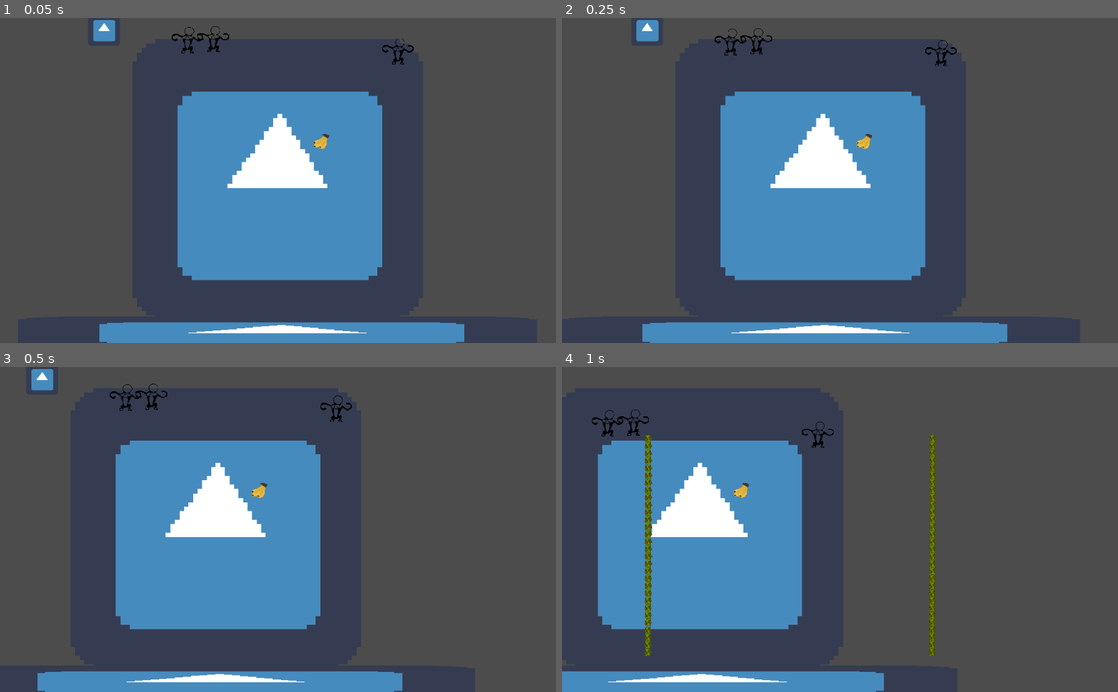
Above: before the commit, frames 1-4 (two rows, left to right).
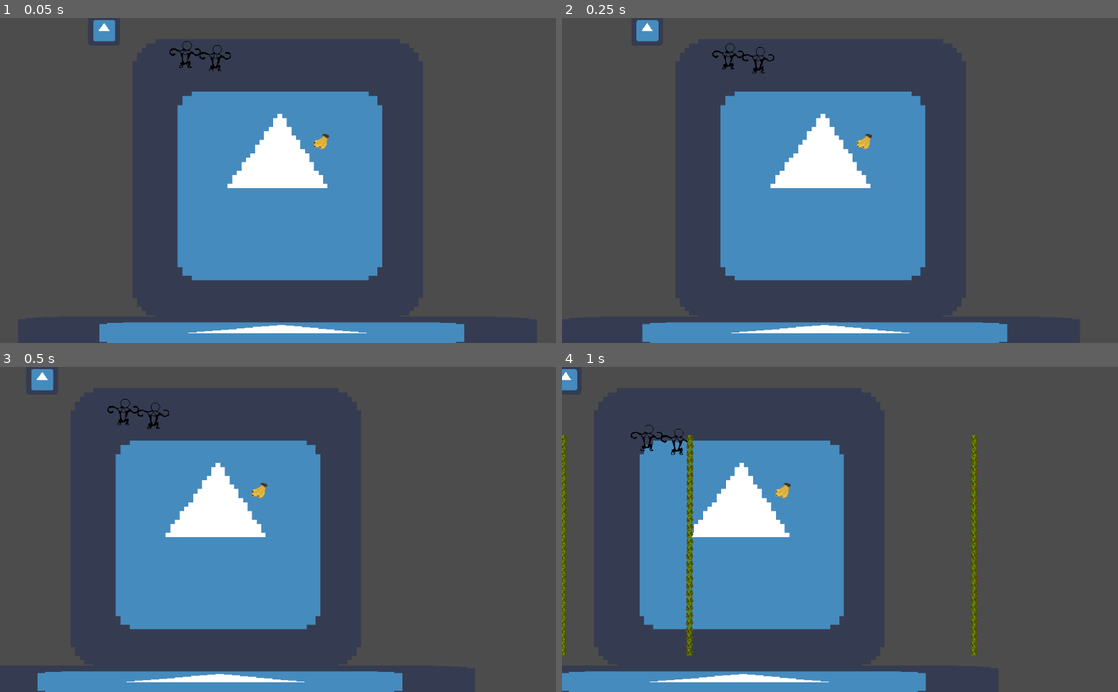
Above: after the commit, the same moments.

Repository: 2S-2-Semanas/gmtk2021
Game: Godot game, scene res://sandbox/SandboxScene.tscn
Same seed, same stepped clock (60 frames per second), same inputs: the game is played once before the commit and once after it. The engine's default icon, where the game draws it, is replaced by a stand-in: a white triangle on a blue panel in a dark square.
Inputs:
- Up to frame 1 (0.05 s): no input
- Up to frame 2 (0.25 s): no input
- Up to frame 3 (0.5 s): no input
- Up to frame 4 (1 s): hold Right (ui_right) from 0.53 s (still down); hold Space (grab) from 0.53 s (still down)

The runs differ from the first frame. In frame 1, 0.5% of the frame differs, in the area x 30-75%, y 2-17%; in frame 2, 0.5%; in frame 3, 0.5%; in frame 4, 17%, in the area x 0-75%, y 0-100%.

Commit message:
impulse calculated by the angle

Diff:
--- a/liana/lianaSegment/LianaSegment.tscn
+++ b/liana/lianaSegment/LianaSegment.tscn
@@ -9,7 +9,7 @@
 
 [node name="LianaSegment" type="RigidBody2D"]
 position = Vector2( -0.0306091, 14.9465 )
-collision_layer = 4
+collision_layer = 0
 collision_mask = 6
 can_sleep = false
 script = ExtResource( 2 )
--- a/monkey/Monkey.gd
+++ b/monkey/Monkey.gd
@@ -1,14 +1,13 @@
 extends RigidBody2D
 
 class_name Monkey
-
-const IMPULSE := Vector2(1500, 150)
-const IMPULSE_AFTER_RELEASE := Vector2(300, -1000)
 
 signal liana_grabbed
 signal liana_released
 signal distance_calculated
 
+const IMPULSE_MODULE := 40
+
 var initial_fly_point := 0
 var final_fly_point := 0
 
@@ -26,6 +25,9 @@
 
 var _direction := 0
 var _speed := 1
+
+var _impulse_vector: Vector2
+var _impulse_angle: float
 
 func _init():
 	_init_left_pin_joint()
@@ -53,18 +55,18 @@
 	else:
 		_direction = 0
 
+	_impulse_vector = Vector2.ZERO
+	if(_grabbed_liana != null and _direction != 0):
+		_impulse_vector = _calculate_liana_angle(_grabbed_liana.get_current_position(), _direction)
+		_impulse_angle = abs(cos(_impulse_vector.angle()))
+
 	if (Input.is_action_just_released("grab")):
 		if(_current_monkey_liana_grabbed):
-			apply_impulse(Vector2.ZERO, Vector2(IMPULSE_AFTER_RELEASE.x * _direction, IMPULSE_AFTER_RELEASE.y))
+			apply_impulse(Vector2.ZERO, _impulse_vector * IMPULSE_MODULE * 4)
 		_release_lianas()
 	if (MonkeyGlobal._liana_grabbed and _current_monkey_liana_grabbed):
-		var resulting_impulse = IMPULSE
-		resulting_impulse.x = IMPULSE.x * _direction *_delta
-		resulting_impulse.y = IMPULSE.y * _delta
-		apply_impulse(Vector2.ZERO, resulting_impulse)
-
-	if(_grabbed_liana != null):
-		_calculate_liana_angle(_grabbed_liana.get_current_position())
+		apply_impulse(Vector2.ZERO, _impulse_vector * IMPULSE_MODULE * _impulse_angle)
+
 
 
 func _init_right_pin_joint():
@@ -91,7 +93,7 @@
 
 	if (monkey == null) && (Input.is_action_pressed("grab") and !MonkeyGlobal._liana_grabbed):
 		_grab_right_hand(body)
-
+		_grabbed_liana = body.liana
 		emit_signal("liana_grabbed")
 
 		_current_monkey_liana_grabbed = true
@@ -106,7 +108,7 @@
 	var monkey = body as Monkey
 	if (monkey == null) && (Input.is_action_pressed("grab") and !MonkeyGlobal._liana_grabbed):
 		_grab_left_hand(body)
-
+		_grabbed_liana = body.liana
 		emit_signal("liana_grabbed")
 
 		_current_monkey_liana_grabbed = true
@@ -159,6 +161,7 @@
 func _release_liana():
 	_release_right_hand()
 	_release_left_hand()
+	_grabbed_liana = null
 
 func _grab_right_hand(body):
 	_right_pin_joint.position = $RightArmPosition2D.position
@@ -201,19 +204,6 @@
 		_liana_grabbed_left = false
 
 
-func _calculate_liana_angle(liana_position: Vector2):
-	var liana_vector = global_position - liana_position
-	liana_vector = liana_vector
-	var impulse_vector = liana_vector.rotated(deg2rad(90))
-	var norm = liana_vector.normalized()
-	if (norm.y < 0):
-		print("Parriba noo!! :(")
-	if (norm.x < 0):
-		print("izq")
-	else:
-		print("der")
-
-
 func _start_fly():
 	initial_fly_point = global_position.x
 
@@ -221,3 +211,10 @@
 func _stop_fly():
 	final_fly_point = global_position.x
 	emit_signal("distance_calculated", final_fly_point - initial_fly_point)
+
+
+func _calculate_liana_angle(liana_position: Vector2, direction: int):
+	var liana_vector = global_position - liana_position
+	var impulse_vector = liana_vector.rotated(deg2rad(90 *  - direction))
+	var normalized = impulse_vector.normalized()
+	return normalized
--- a/monkey/Monkey.tscn
+++ b/monkey/Monkey.tscn
@@ -25,7 +25,6 @@
 height = 33.3668
 
 [node name="Monkey" type="RigidBody2D"]
-mass = 6.0
 gravity_scale = 1.5
 script = ExtResource( 2 )
 
--- a/sandbox/SandboxScene.tscn
+++ b/sandbox/SandboxScene.tscn
@@ -22,12 +22,6 @@
 scale = Vector2( 9.19991, 8.90495 )
 texture = ExtResource( 7 )
 
-[node name="Monkey" parent="Node2D" instance=ExtResource( 1 )]
-position = Vector2( -183.02, -290.779 )
-
-[node name="Monkey2" parent="Node2D" instance=ExtResource( 1 )]
-position = Vector2( -130.531, -292.491 )
-
 [node name="Ground" parent="." instance=ExtResource( 2 )]
 position = Vector2( 516.188, 608.112 )
 
@@ -35,8 +29,10 @@
 position = Vector2( -351.439, -613.652 )
 
 [node name="Monkey2" parent="." instance=ExtResource( 1 )]
+position = Vector2( 390, 46 )
 
-position = Vector2( 760, 32 )
+[node name="Monkey" parent="Monkey2" instance=ExtResource( 1 )]
+position = Vector2( -61, -7.53998 )
 
 [node name="Banana" parent="." instance=ExtResource( 8 )]
 position = Vector2( 605.306, 220.003 )
--- a/utils/RandomGenerator.gd
+++ b/utils/RandomGenerator.gd
@@ -93,9 +93,9 @@
 
 func _recalculate_initial_positions():
 	for i in range(1, max_columns + 1):
-		print('----previous----')
-		print(initial_element_positions[i-1].x)
+#		print('----previous----')
+#		print(initial_element_positions[i-1].x)
 		var increment = rand_range(initial_element_positions[i - 1].x + 64*4*3 + 64*2, initial_element_positions[i - 1].x + 64*4*4)
-		print('----new----')
-		print(increment)
+#		print('----new----')
+#		print(increment)
 		initial_element_positions[i - 1].x = increment # ADVANCE 4 POSITIONS
